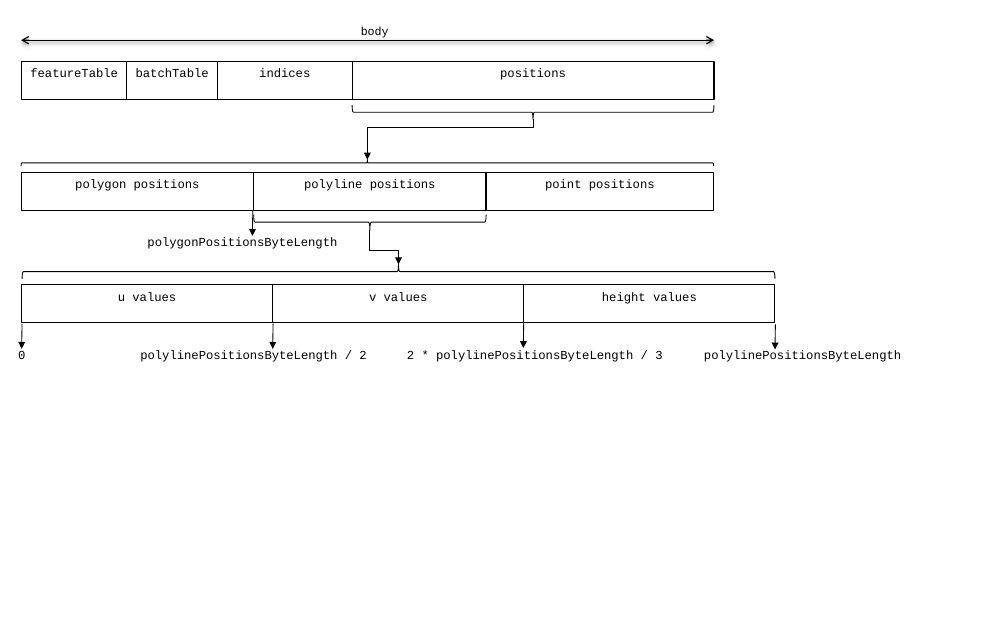
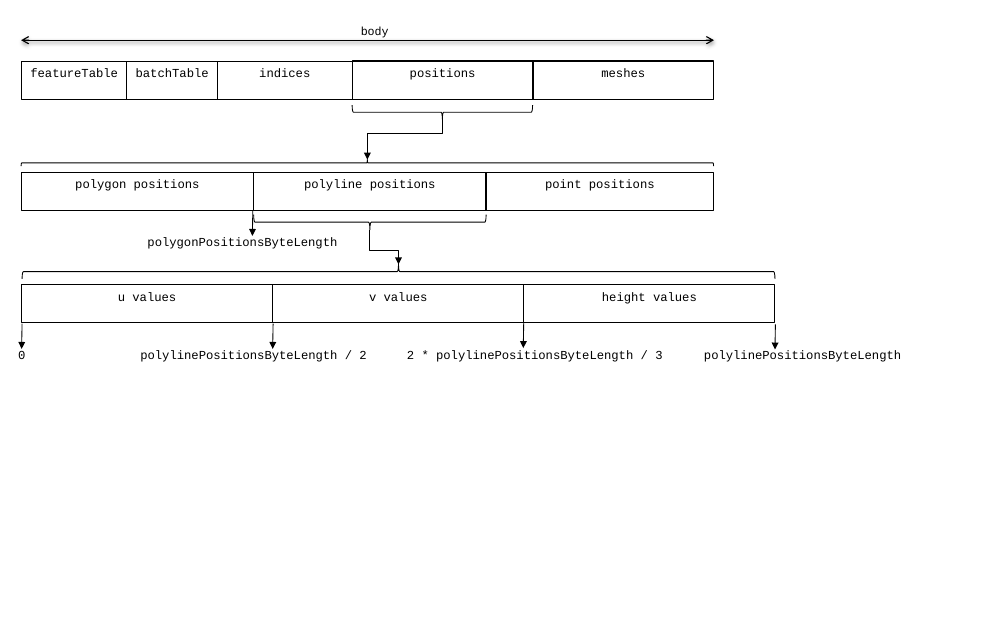
Before and after one commit to CesiumGS/3d-tiles, a slide deck: slide 3 of TileFormats/VectorData/figures/figues.pptx. Drawn at 1008x630 pixels with LibreOffice and Linux fonts; fonts in the diff are those of the drawing. Boxes give left, top, right and bottom in pixels: in the first picture for what was removed or moved away, otherwise in the second. Text is boxed around its words. In the diff, an @@ line names an element or a change of style, - is before the commit and + after.

```diff
--- a/TileFormats/VectorData/figures/figues.pptx
+++ b/TileFormats/VectorData/figures/figues.pptx
@@ rectangle "positions" resized from (x1=352, y1=61, x2=714, y2=99) to (x1=352, y1=61, x2=533, y2=99) @@
@@ rectangle added at (x1=533, y1=61, x2=714, y2=99), outline #000000 1 pt, 10.5 pt, text #000000 @@
+meshes
@@ left brace resized from (x1=352, y1=105, x2=714, y2=119) to (x1=352, y1=105, x2=533, y2=119) @@
@@ elbow arrow moved from (533, 119) - (367, 160) to (443, 119) - (367, 160) @@
```
Also in this commit, not shown: 3 other slides changed, 1 slide added, 6 other files.
